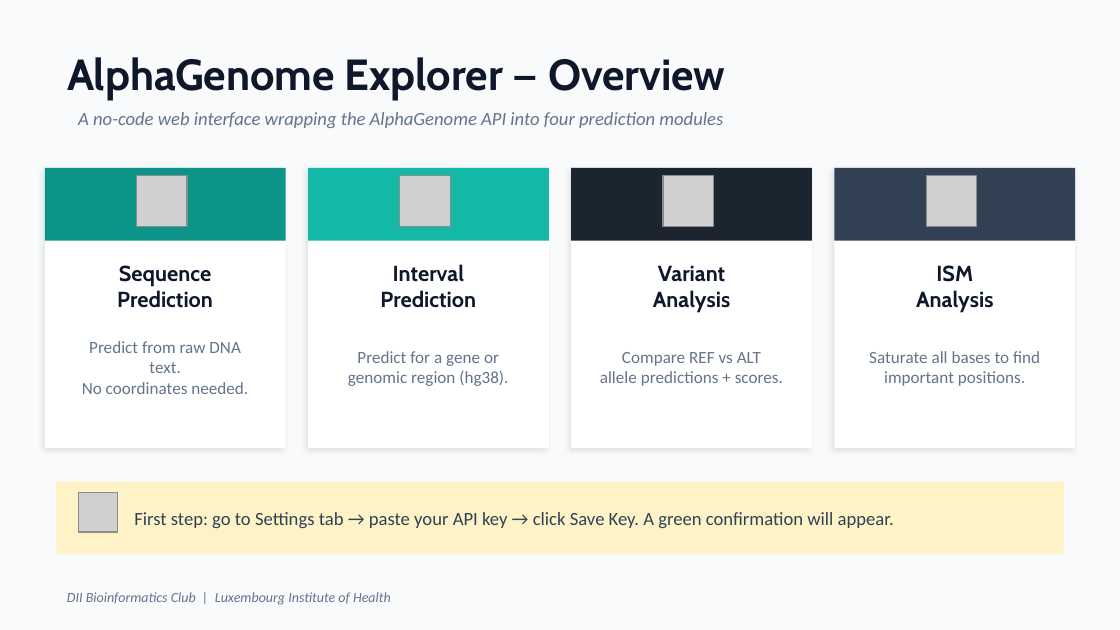
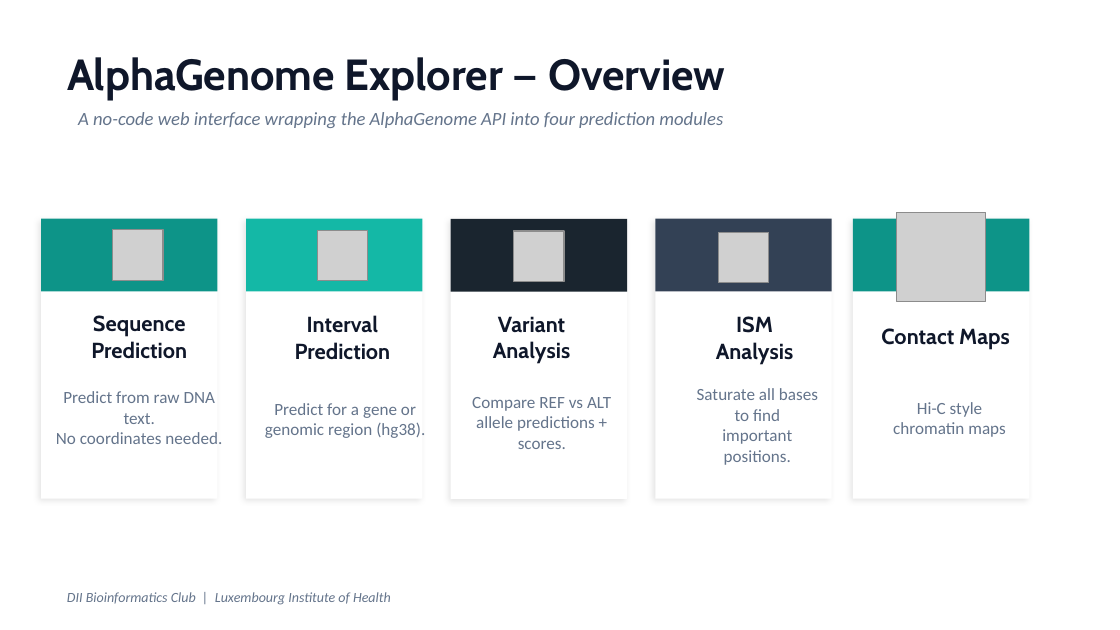
Before and after one commit to JosephLongworth/AlphaGenome-Explorer, a slide deck: slide 19 of DII_Bioinformatics_club/AlphaGenome_Teaching_Slides.pptx (slide 17 before the commit). Drawn at 1120x630 pixels with LibreOffice and Linux fonts; fonts in the diff are those of the drawing; grey boxes stand for pictures. Boxes give left, top, right and bottom in pixels: in the first picture for what was removed or moved away, otherwise in the second. Text is boxed around its words. In the diff, an @@ line names an element or a change of style, - is before the commit and + after.

```diff
--- a/DII_Bioinformatics_club/AlphaGenome_Teaching_Slides.pptx
+++ b/DII_Bioinformatics_club/AlphaGenome_Teaching_Slides.pptx
@@ background #F8FAFC to #FFFFFF @@
@@ rectangle: place and size @@
-rectangle at [45, 168, 286, 448]
+rectangle at [41, 218, 217, 498]
@@ rectangle: place and size @@
-rectangle at [45, 168, 286, 241]
+rectangle at [41, 218, 217, 291]
@@ picture: place and size @@
-picture at [137, 176, 187, 226]
+picture at [113, 230, 164, 280]
@@ rectangle: place and size @@
-rectangle at [308, 168, 549, 448]
+rectangle at [246, 218, 422, 498]
@@ rectangle: place and size @@
-rectangle at [308, 168, 549, 241]
+rectangle at [246, 218, 422, 291]
@@ picture: place and size @@
-picture at [400, 176, 450, 226]
+picture at [317, 231, 367, 281]
@@ rectangle: place and size @@
-rectangle at [571, 168, 812, 448]
+rectangle at [450, 218, 626, 498]
@@ rectangle: place and size @@
-rectangle at [571, 168, 812, 241]
+rectangle at [450, 218, 626, 291]
@@ picture: place and size @@
-picture at [663, 176, 713, 226]
+picture at [514, 231, 564, 281]
@@ rectangle: place and size @@
-rectangle at [834, 168, 1075, 448]
+rectangle at [655, 218, 831, 498]
@@ rectangle: place and size @@
-rectangle at [834, 168, 1075, 241]
+rectangle at [655, 218, 831, 291]
@@ picture: place and size @@
-picture at [926, 176, 977, 226]
+picture at [718, 232, 768, 282]
@@ group added at [853, 213, 1029, 498]: 2 rectangles, 2 texts, 1 picture @@
+Contact Maps
+Hi-C style chromatin maps
@@ text "Sequence": place and size @@
-text "Sequence" at [117, 265, 213, 308]
+text "Sequence" at [91, 315, 187, 359]
@@ text "Interval": place and size @@
-text "Interval" at [380, 264, 476, 308]
+text "Interval" at [295, 315, 391, 360]
@@ text "Variant": place and size @@
-text "Variant" at [653, 265, 730, 312]
+text "Variant" at [493, 316, 570, 363]
@@ text "ISM": place and size @@
-text "ISM" at [916, 265, 993, 312]
+text "ISM" at [716, 316, 793, 364]
@@ text "Predict from raw DNA text.": place and size @@
-text "Predict from raw DNA text." at [82, 341, 248, 394]
+text "Predict from raw DNA text." at [56, 391, 222, 444]
@@ text "Predict for a gene or": place and size @@
-text "Predict for a gene or" at [348, 351, 508, 386]
+text "Predict for a gene or" at [265, 403, 425, 438]
@@ text "Compare REF vs ALT" rewrapped from [600, 352, 783, 386] to [472, 397, 611, 449] @@
@@ text "Saturate all bases to find" rewrapped from [869, 351, 1040, 386] to [697, 388, 818, 465] @@
@@ rectangle removed at [56, 482, 1064, 554] @@
@@ picture removed at [78, 493, 118, 532] @@
@@ text removed at [134, 512, 894, 528] @@
-First step: go to Settings tab → paste your API key → click Save Key. A green confirmation will appear.
```
Also in this commit, not shown: 7 slides added, 5 slides removed.
